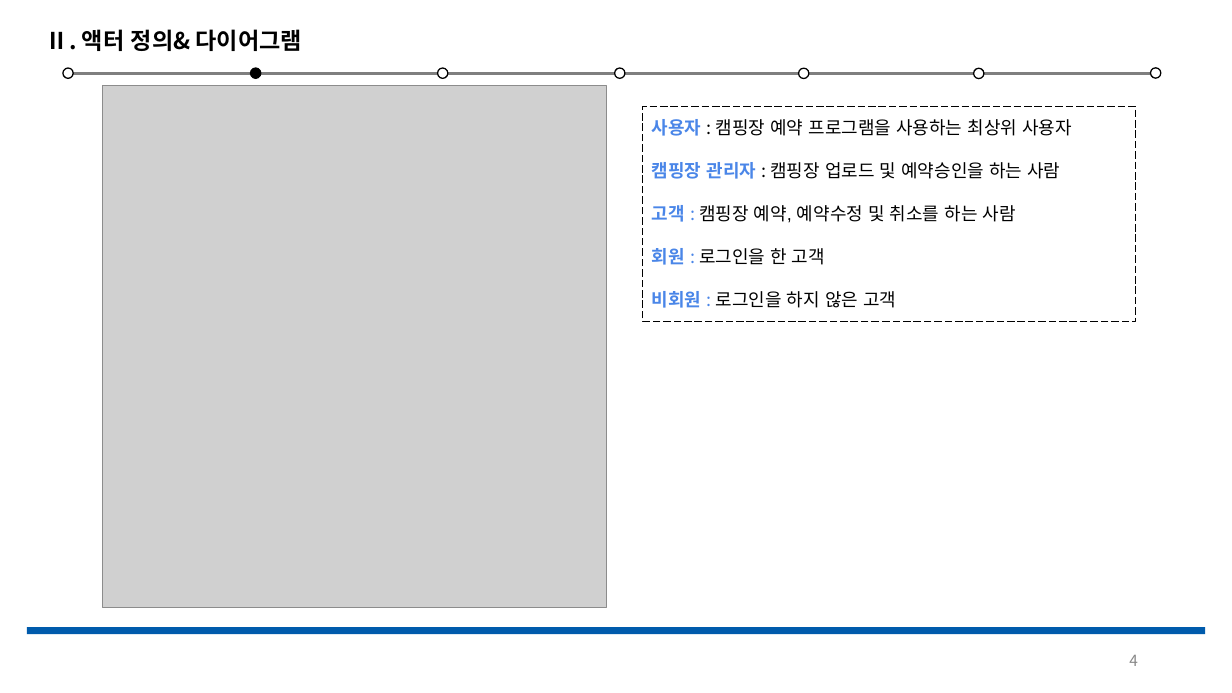
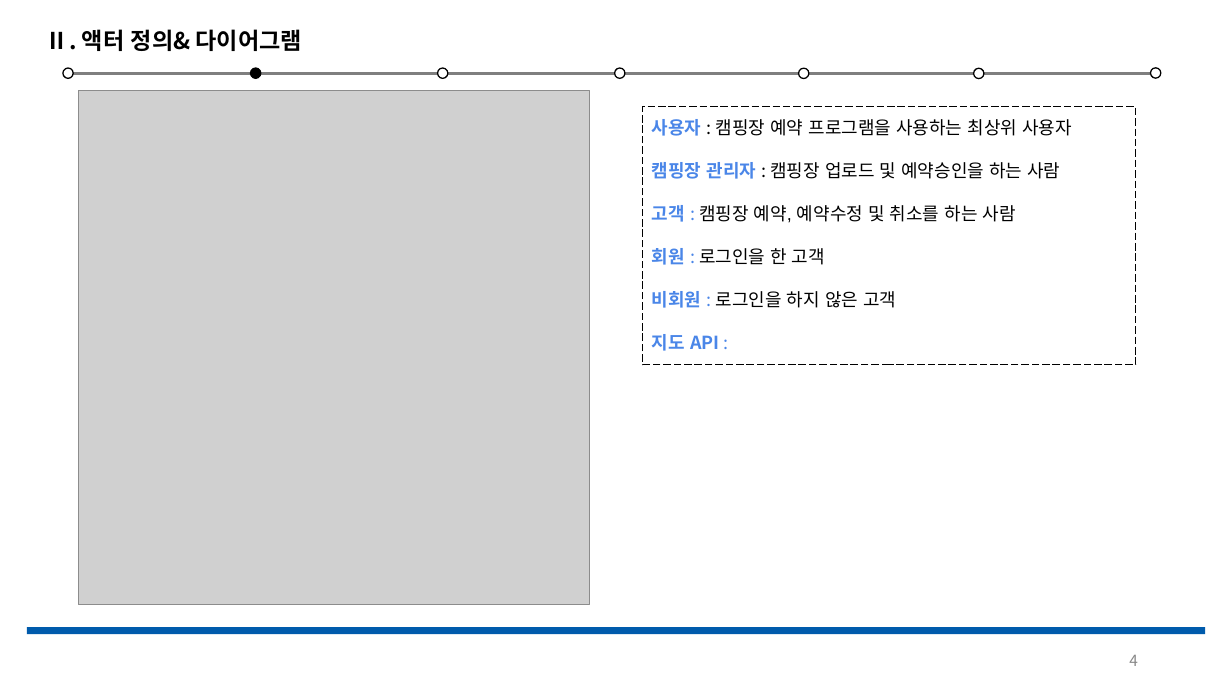
Before and after one commit to Jeeseob/SoftwareEngineering, a slide deck: slide 4 of 소공.pptx. Drawn at 1232x693 pixels with LibreOffice and Linux fonts; fonts in the diff are those of the drawing; grey boxes stand for pictures. Boxes give left, top, right and bottom in pixels: in the first picture for what was removed or moved away, otherwise in the second. Text is boxed around its words. In the diff, an @@ line names an element or a change of style, - is before the commit and + after.

```diff
--- a/소공.pptx
+++ b/소공.pptx
@@ picture: place and size @@
-picture at (103,86,606,608)
+picture at (79,91,590,605)
@@ rectangle "사용자 : 캠핑장 예약 프로그램을 ...": place and size @@
-rectangle "사용자 : 캠핑장 예약 프로그램을 ..." at (642,107,1136,322)
+rectangle "사용자 : 캠핑장 예약 프로그램을 ..." at (642,107,1136,365)
@@ text in rectangle at (652,334,719,351): paragraph added @@
+지도 API :
```
Also in this commit, not shown: 6 other slides changed.
